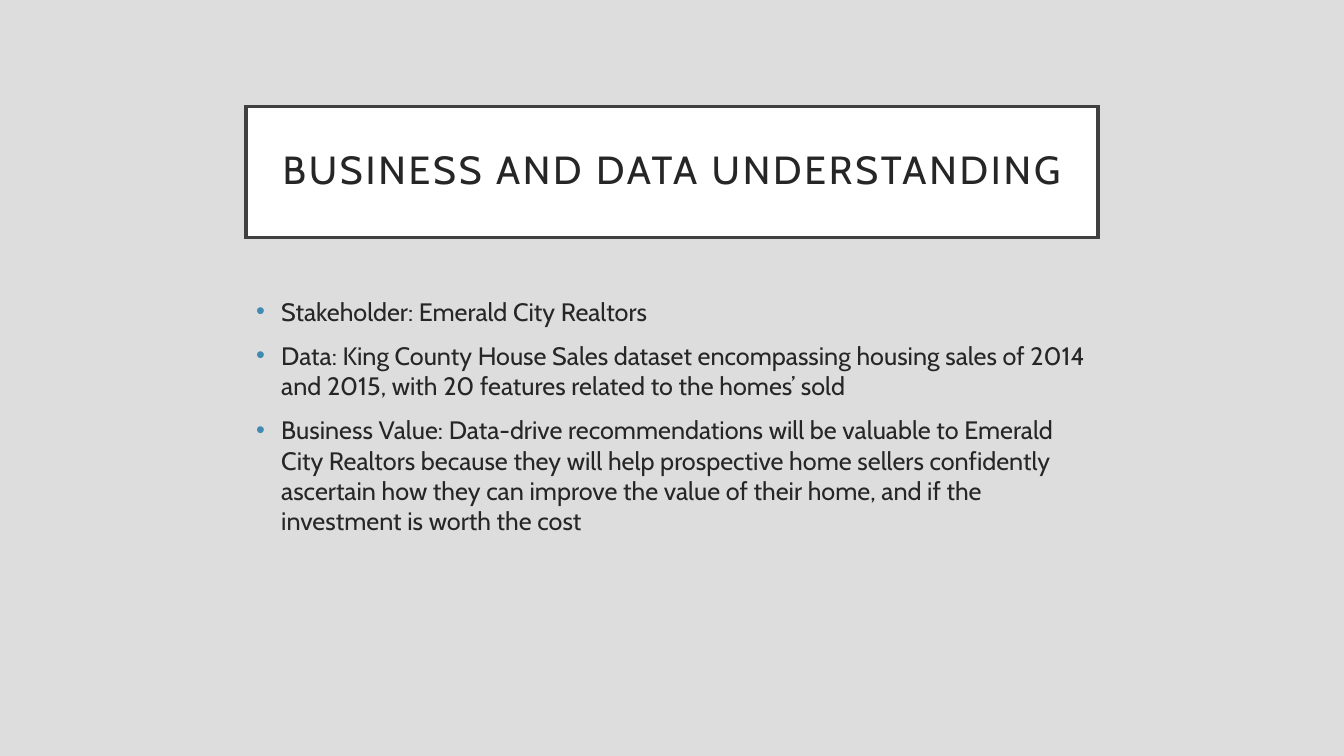
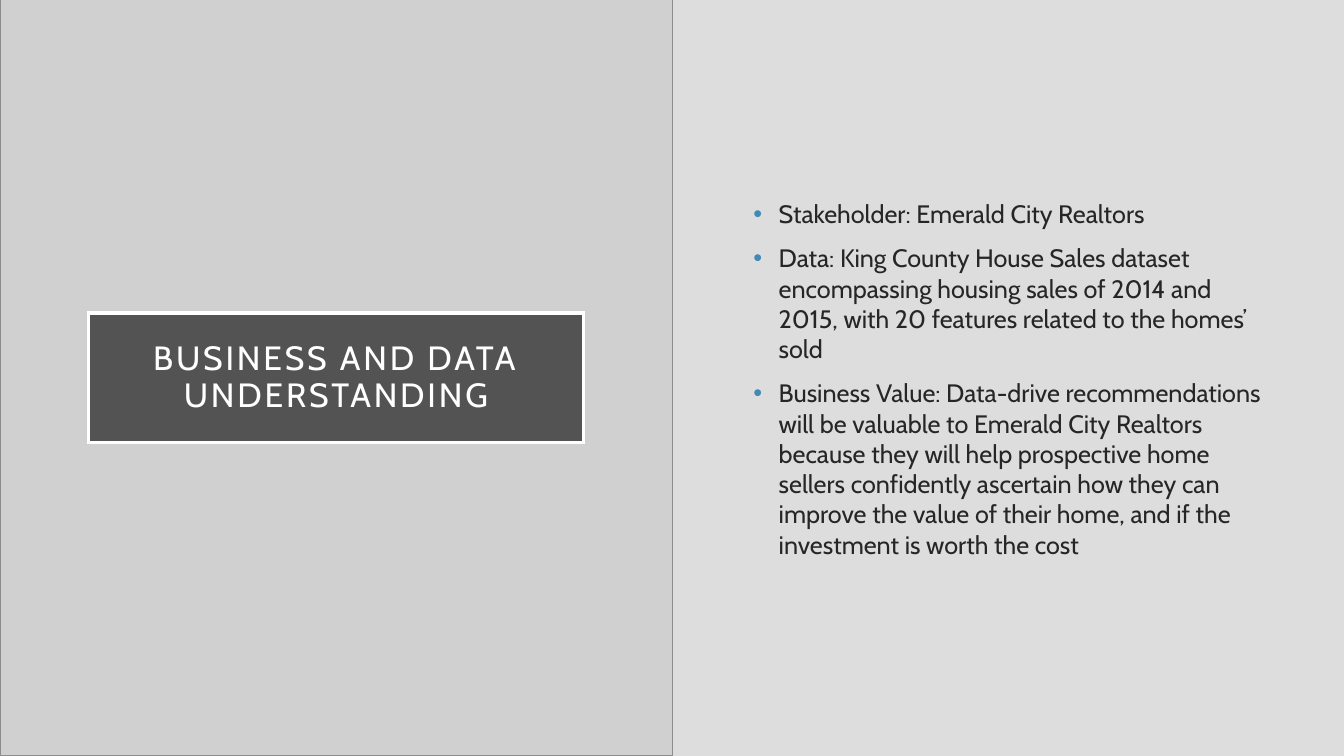
Before and after one commit to rfb-vibe/multiple-linear-regression-project, a slide deck: slide 3 of phase-2-project.pptx. Drawn at 1344x756 pixels with LibreOffice and Linux fonts; fonts in the diff are those of the drawing; grey boxes stand for pictures. Boxes give left, top, right and bottom in pixels: in the first picture for what was removed or moved away, otherwise in the second. Text is boxed around its words. In the diff, an @@ line names an element or a change of style, - is before the commit and + after.

```diff
--- a/phase-2-project.pptx
+++ b/phase-2-project.pptx
@@ picture added at (0, 0, 673, 756) @@
@@ text "Stakeholder: Emerald City Realtors": place and size @@
-text "Stakeholder: Emerald City Realtors" at (281, 302, 1084, 531)
+text "Stakeholder: Emerald City Realtors" at (779, 204, 1261, 555)
@@ text "Stakeholder: Emerald City Realtors" at (779, 204, 1261, 555): vertical alignment top to middle @@
@@ title "BUSINESS AND DATA UNDERSTANDING": place and size @@
-title "BUSINESS AND DATA UNDERSTANDING" at (246, 106, 1098, 237)
+title "BUSINESS AND DATA UNDERSTANDING" at (89, 314, 584, 443)
@@ title "BUSINESS AND DATA UNDERSTANDING" at (89, 314, 584, 443): size 28 to 24 pt, text colour #262626 to #FFFFFF; fill #FFFFFF to #000000 at 60% opacity; outline #404040 2.5 pt to #FFFFFF 2.5 pt @@
```
Also in this commit, not shown: 6 other slides changed, 3 slides added, 4 other files.
